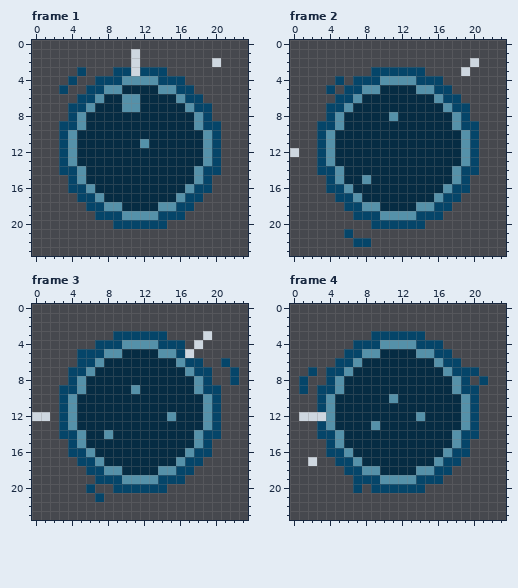
Pixel-art file, stored at Assets/Stage/Sprites/Stage_BlackHole.aseprite. This is how it looked before the edit.
24x24 pixels, 11 frames. Shown: frame 1, frame 2, frame 3, frame 4. The commit also changed other frames, which this record leaves out.
After the commit:
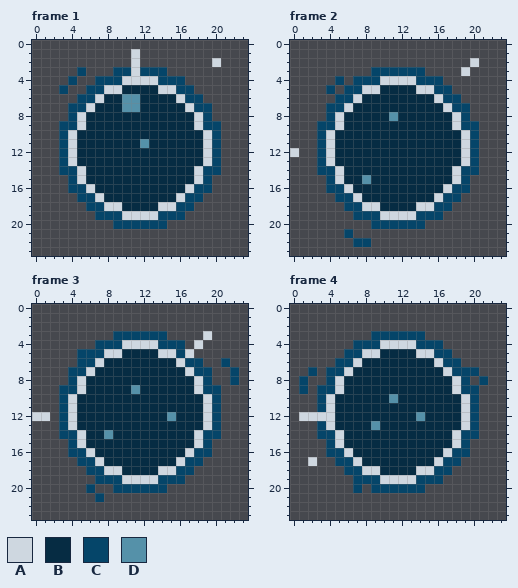
Palette (. is transparent): A #ced7e0  B #062c43  C #054569  D #5591a9
From the commit log: spriteの見た目を修正
From old to new:
Frame 1, layer "Main":
The author changed colour D to colour A in row 4 at x 10 to 13; in row 5 at x 8 to 9 and 14 to 15; in row 6 at x 7 and 16; in row 7 at x 6 and 17; in rows 8 to 9 at x 5 and 18; in rows 10 to 13 at x 4 and 19.
The author changed colour D to colour A in rows 14 to 15 at x 5 and 18; in row 16 at x 6 and 17; in row 17 at x 7 and 16; in row 18 at x 8 to 9 and 14 to 15; in row 19 at x 10 to 13.
Frame 2, layer "Main": the same change as frame 1
Frame 3, layer "Main": the same change as frame 1
Frame 4, layer "Main": the same change as frame 1
Pixel boxes of the changes (left, top, right, bottom) in both pictures:
changed: (68, 76, 212, 220)
changed: (326, 76, 470, 220)
changed: (68, 340, 212, 484)
changed: (326, 340, 470, 484)
